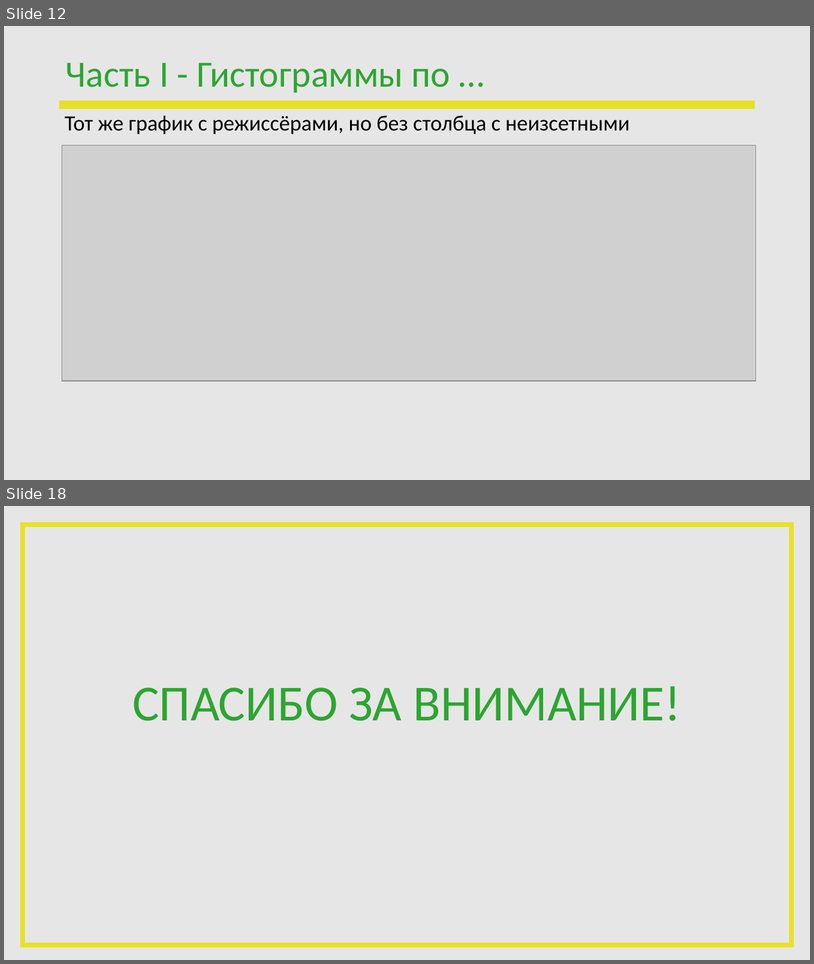
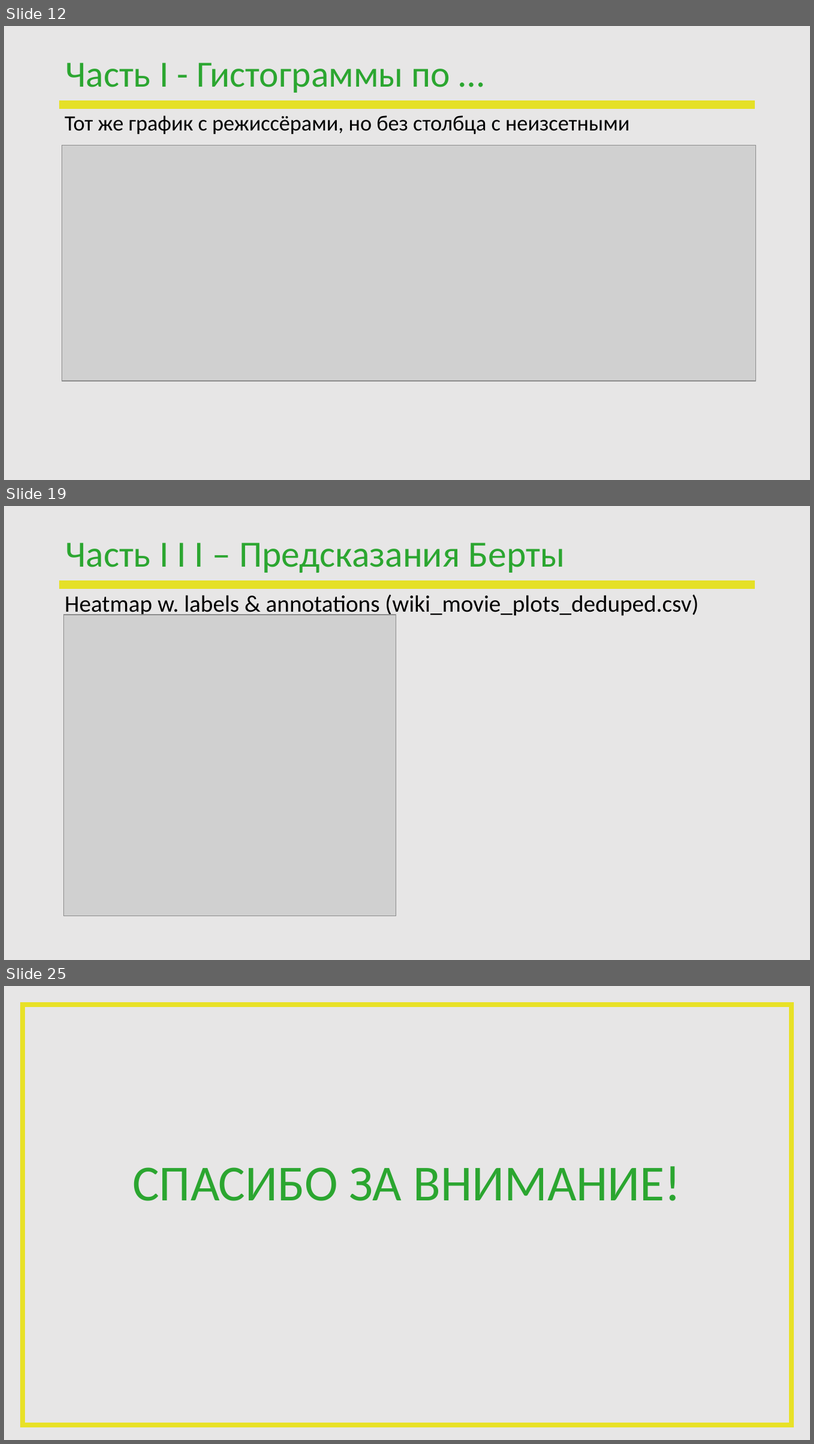
Before and after one commit to PavelVNovikov/DS_april_2022, a slide deck: Diplom/ПЕРЕЗАПУСК_DS_Novikov.pptx. Shown one above the other, each under a label of ours: slides 12 and 18 before the commit, slides 12, 19 and 25 after it; the slides between them are not shown. The pictures are 814x964 and 814x1444 pixels, drawn with LibreOffice and Linux fonts; fonts in the diff are those of the drawing; grey boxes stand for pictures; background and template pictures are left out. Boxes give left, top, right and bottom in pixels: in the first picture for what was removed or moved away, otherwise in the second. Text is boxed around its words. In the diff, an @@ line names an element or a change of style, - is before the commit and + after.

```diff
--- a/Diplom/ПЕРЕЗАПУСК_DS_Novikov.pptx
+++ b/Diplom/ПЕРЕЗАПУСК_DS_Novikov.pptx
@@ slide 19 added at box(4, 506, 810, 960), background #E7E6E6; not listed: 1 template element that a slide beside it also shows @@
@@ title added at box(65, 543, 565, 573), 44 pt, text #2BA630 @@
+Часть I I I – Предсказания Берты
@@ text added at box(65, 594, 699, 618), 28 pt, text #000000 @@
+Heatmap w. labels & annotations (wiki_movie_plots_deduped.csv)
@@ picture added at box(64, 615, 396, 916) @@
@@ what was slide 18 is now slide 25 @@
```
Also in this commit, not shown: 2 slides changed, 9 other slides added, 3 slides removed.
